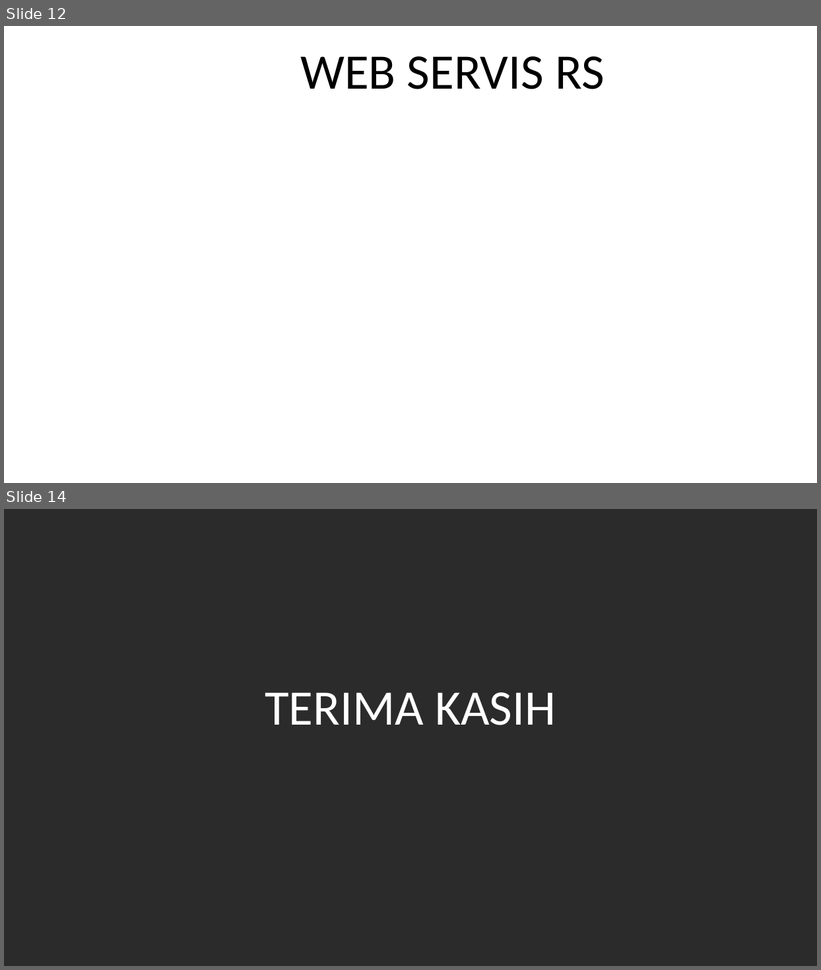
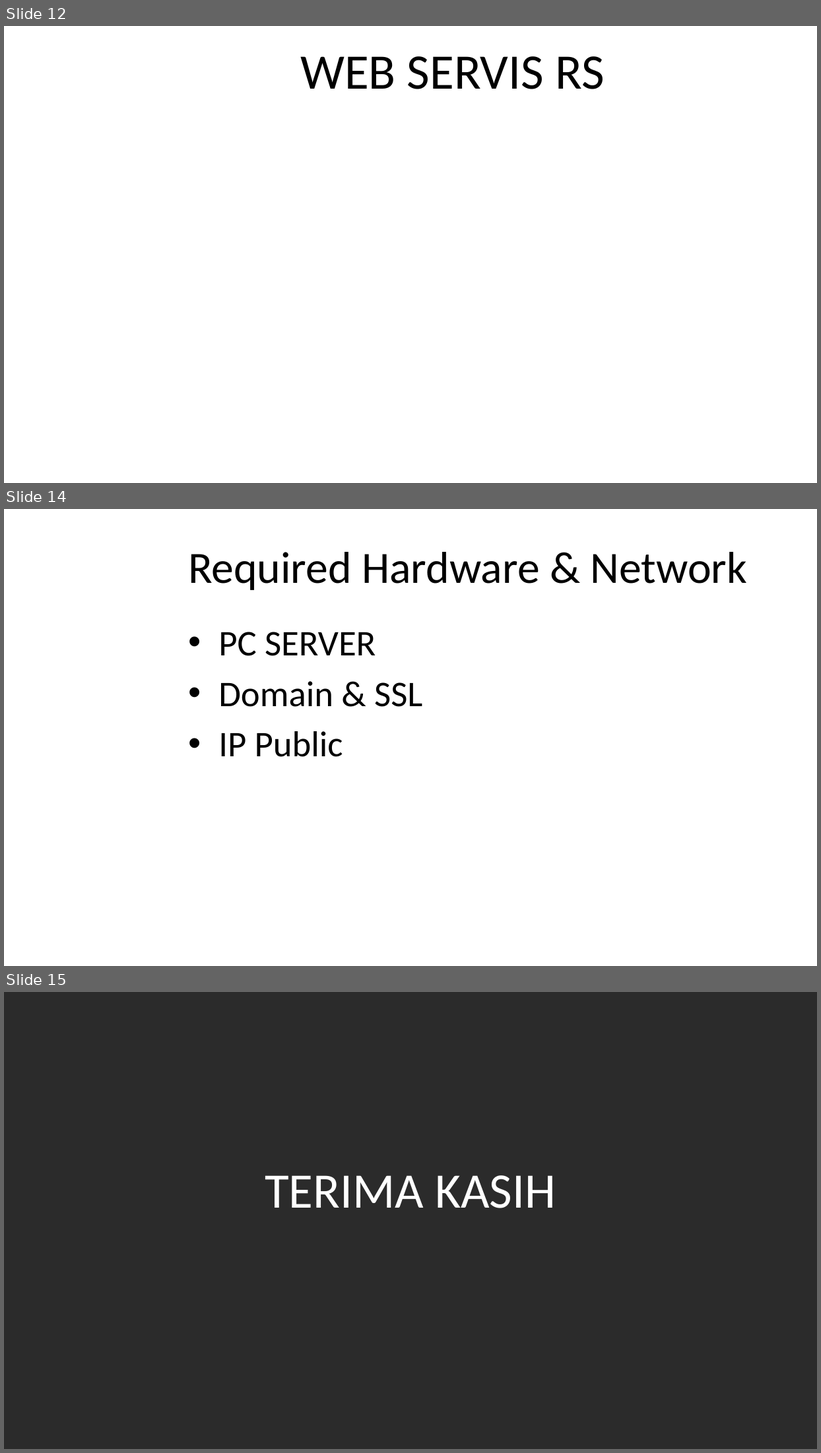
Before and after one commit to ancemon666/PPT-antrol, a slide deck: ANTRIAN ONLINE BPJS KESEHATAN.pptx. Shown one above the other, each under a label of ours: slides 12 and 14 before the commit, slides 12, 14 and 15 after it; the slides between them are not shown. The pictures are 821x970 and 821x1453 pixels, drawn with LibreOffice and Linux fonts; fonts in the diff are those of the drawing; background and template pictures are left out; a plain dark background stands for a picture behind light text. Boxes give left, top, right and bottom in pixels: in the first picture for what was removed or moved away, otherwise in the second. Text is boxed around its words. In the diff, an @@ line names an element or a change of style, - is before the commit and + after.

Commit message:
update-required

```diff
--- a/ANTRIAN ONLINE BPJS KESEHATAN.pptx
+++ b/ANTRIAN ONLINE BPJS KESEHATAN.pptx
@@ slide 14 added at (4, 509, 817, 966), background picture (left out) @@
@@ title added at (188, 552, 747, 590), 39.6 pt, text #000000 @@
+Required Hardware & Network
@@ text added at (218, 632, 422, 757), 32 pt, text #000000 @@
+• PC SERVER
+• Domain & SSL
+• IP Public
@@ what was slide 14 is now slide 15 @@
```
